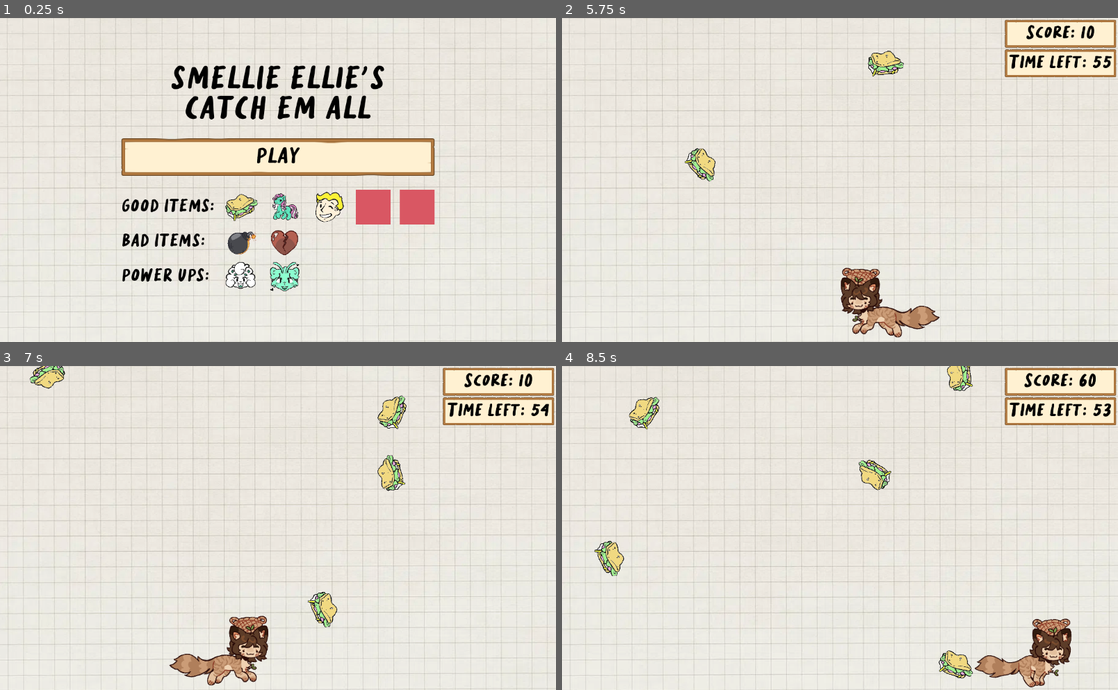
Above: before the commit, frames 1-4 (two rows, left to right).
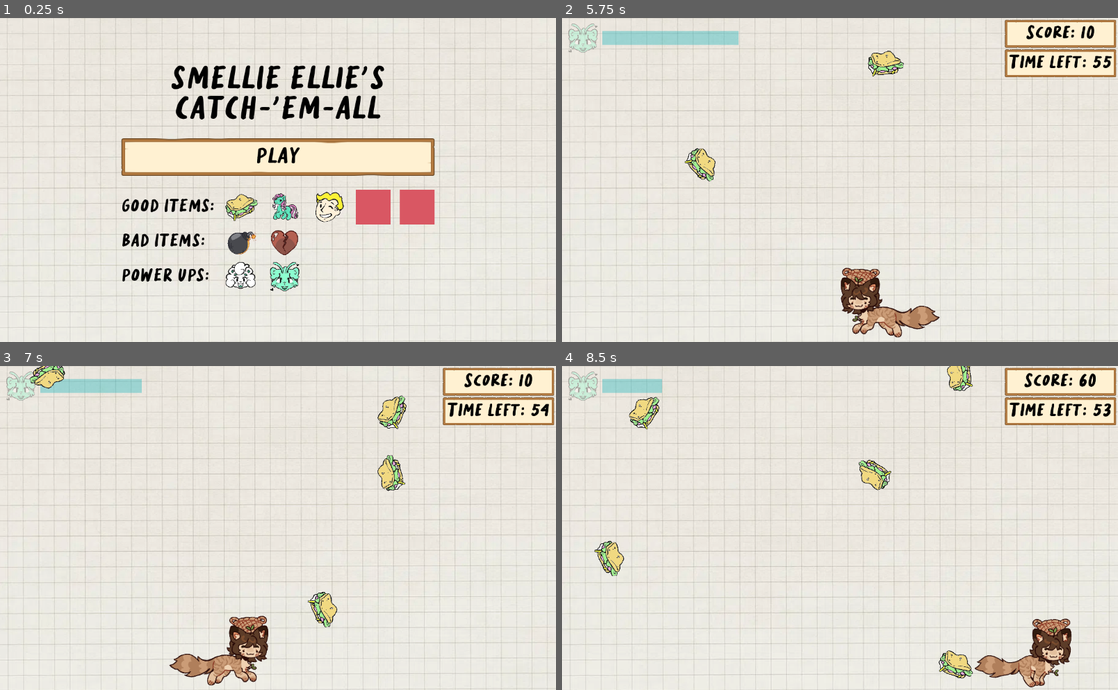
Above: after the commit, the same moments.

Repository: Emma-Fuller/CourierBirthday2023
Game: Godot game, scene res://Scenes/TitleScene/TitleScene.tscn
The game is run twice, just before and just after one commit, with the same random seed, the same clock (stepped at 60 frames per second) and the same inputs. Sound files missing from this copy of the repository are replaced by a short silence.
Inputs:
- Up to frame 1 (0.25 s): no input
- Up to frame 2 (5.75 s): click "PLAY" at 0.5 s; tap Enter at 1.25 s; hold Right (ui_right) 1.28-2.03 s; hold Left (ui_left) 2.03-2.78 s; hold Right (ui_right) 2.78-4.28 s; hold Left (ui_left) from 4.28 s (still down)
- Up to frame 3 (7 s): release Left (ui_left) at 6.53 s; hold Right (ui_right) from 6.53 s (still down)
- Up to frame 4 (8.5 s): keep holding Right (ui_right)

The runs differ from the first frame. In frame 1, 1.6% of the frame differs, in the area x 31-69%, y 23-32%; in frame 2, 1.4%; in frame 3, 1.0%; in frame 4, 0.8%.

Commit message:
Add in cool powerup indicators

Diff:
--- a/Scenes/Game/GameManager.gd
+++ b/Scenes/Game/GameManager.gd
@@ -11,6 +11,12 @@
 
 var pewpewtimer = Timer.new()
 var tealberrytimer = Timer.new()
+
+@onready var PewPewArea := $PowerBars/PewPew
+@onready var PewPewBar := $PowerBars/PewPew/PewPewBar
+
+@onready var TealberryArea := $PowerBars/Tealberry
+@onready var TealberryBar := $PowerBars/Tealberry/BerryBar
 
 func _ready():
 	pool = defaultPool
@@ -45,6 +51,7 @@
 func item_got(item_name: String):
 	match item_name:
 		"PewPew":
+			PewPewArea.visible = true
 			$"Spawn Timer".wait_time = 0.50
 			pool = pewPewPowerPool
 
@@ -54,12 +61,20 @@
 					old_item.refresh_item_data()
 			pewpewtimer.start(5)
 		"Tealberry":
+			TealberryArea.visible = true
 			magnet_active = true
 			tealberrytimer.start(5)
 
 func end_pewpew_time():
+	PewPewArea.visible = false
 	$"Spawn Timer".wait_time = 0.75
 	pool = defaultPool
 
 func end_tealberry_time():
+	TealberryArea.visible = false
 	magnet_active = false
+
+func _process(delta):
+	if PewPewArea and TealberryArea:
+		TealberryBar.set_value_no_signal(tealberrytimer.time_left / tealberrytimer.wait_time + 0.01)
+		PewPewBar.set_value_no_signal(pewpewtimer.time_left / pewpewtimer.wait_time + 0.01)
--- a/Scenes/Game/Main.tscn
+++ b/Scenes/Game/Main.tscn
@@ -6,7 +6,9 @@
 [ext_resource type="Texture2D" uid="uid://bjwk8yl73ft0c" path="res://Sprites/UIPanel.png" id="5_hxn6h"]
 [ext_resource type="Theme" uid="uid://b2vnrnnylbxce" path="res://Theme/GameTheme.tres" id="6_a15il"]
 [ext_resource type="Script" path="res://Scenes/Game/Score.gd" id="7_w7mif"]
+[ext_resource type="Texture2D" uid="uid://dxuftvi76jvjw" path="res://Sprites/Tealberry.png" id="8_f4gl6"]
 [ext_resource type="Script" path="res://Scenes/Game/TimeLeft.gd" id="8_shg7w"]
+[ext_resource type="Texture2D" uid="uid://bs3mp6wo7vrfa" path="res://Sprites/PewPew.png" id="9_oaw0f"]
 
 [node name="Main Game" type="Node2D"]
 script = ExtResource("1_vb2og")
@@ -88,6 +90,55 @@
 [node name="Time Left Timer" type="Timer" parent="Timer Area/Time Left"]
 autostart = true
 
+[node name="PowerBars" type="VBoxContainer" parent="."]
+modulate = Color(1, 1, 1, 0.337255)
+offset_left = 8.0
+offset_top = 6.0
+offset_right = 387.0
+offset_bottom = 160.0
+
+[node name="Tealberry" type="HBoxContainer" parent="PowerBars"]
+visible = false
+layout_mode = 2
+alignment = 1
+
+[node name="TextureRect" type="TextureRect" parent="PowerBars/Tealberry"]
+custom_minimum_size = Vector2(75, 75)
+layout_mode = 2
+texture = ExtResource("8_f4gl6")
+expand_mode = 1
+stretch_mode = 5
+
+[node name="BerryBar" type="ProgressBar" parent="PowerBars/Tealberry"]
+custom_minimum_size = Vector2(300, 30)
+layout_mode = 2
+size_flags_vertical = 4
+theme = ExtResource("6_a15il")
+max_value = 1.0
+value = 0.44
+show_percentage = false
+
+[node name="PewPew" type="HBoxContainer" parent="PowerBars"]
+visible = false
+layout_mode = 2
+alignment = 1
+
+[node name="TextureRect" type="TextureRect" parent="PowerBars/PewPew"]
+custom_minimum_size = Vector2(75, 75)
+layout_mode = 2
+texture = ExtResource("9_oaw0f")
+expand_mode = 1
+stretch_mode = 5
+
+[node name="PewPewBar" type="ProgressBar" parent="PowerBars/PewPew"]
+custom_minimum_size = Vector2(300, 30)
+layout_mode = 2
+size_flags_vertical = 4
+theme = ExtResource("6_a15il")
+max_value = 1.0
+value = 0.44
+show_percentage = false
+
 [connection signal="timeout" from="Spawn Timer" to="." method="spawn_item"]
 [connection signal="game_ended" from="Timer Area/Time Left" to="." method="on_game_ended"]
 [connection signal="timeout" from="Timer Area/Time Left/Time Left Timer" to="Timer Area/Time Left" method="tick_down"]
--- a/Scenes/TitleScene/TitleScene.tscn
+++ b/Scenes/TitleScene/TitleScene.tscn
@@ -42,7 +42,7 @@
 layout_mode = 2
 theme = ExtResource("4_thr0y")
 text = "SMELLIE ELLiE'S
-CATCH EM ALL"
+CATCH-'EM-ALL"
 horizontal_alignment = 1
 
 [node name="Play Button" type="Button" parent="UI Area/Vertical Layout"]
--- a/Theme/GameTheme.tres
+++ b/Theme/GameTheme.tres
@@ -1,7 +1,13 @@
-[gd_resource type="Theme" load_steps=3 format=3 uid="uid://b2vnrnnylbxce"]
+[gd_resource type="Theme" load_steps=5 format=3 uid="uid://b2vnrnnylbxce"]
 
 [ext_resource type="StyleBox" uid="uid://b0tdbanmvyuod" path="res://Theme/ButtonTexture.tres" id="1_bx2g4"]
 [ext_resource type="FontFile" uid="uid://blffauadda71b" path="res://Theme/Long Weekend.ttf" id="1_jidy0"]
+
+[sub_resource type="StyleBoxFlat" id="StyleBoxFlat_17bj4"]
+bg_color = Color(0, 0, 0, 0)
+
+[sub_resource type="StyleBoxFlat" id="StyleBoxFlat_xol1l"]
+bg_color = Color(0, 0.682353, 0.717647, 1)
 
 [resource]
 default_font = ExtResource("1_jidy0")
@@ -29,4 +35,6 @@
 Button/styles/pressed = ExtResource("1_bx2g4")
 Label/colors/font_color = Color(0, 0, 0, 1)
 Label/font_sizes/font_size = 72
+ProgressBar/styles/background = SubResource("StyleBoxFlat_17bj4")
+ProgressBar/styles/fill = SubResource("StyleBoxFlat_xol1l")
 RichTextLabel/colors/default_color = Color(0, 0, 0, 1)
Not shown: 1 places in Scenes/Game/Main.tscn that only renumber resources
